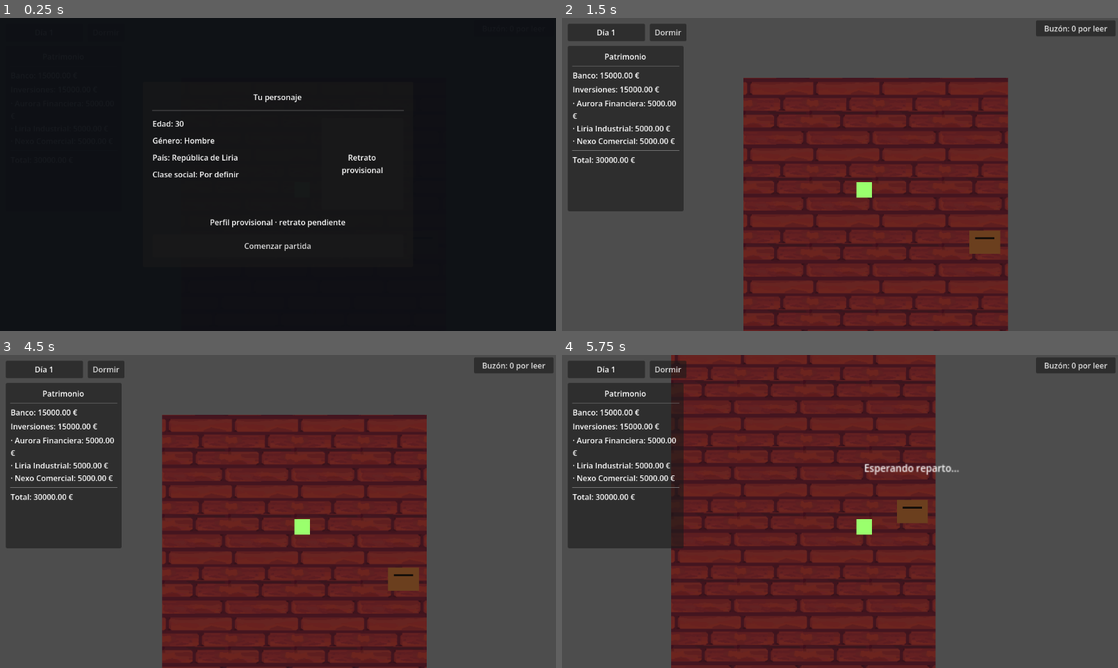
Above: before the commit, frames 1-4 (two rows, left to right).
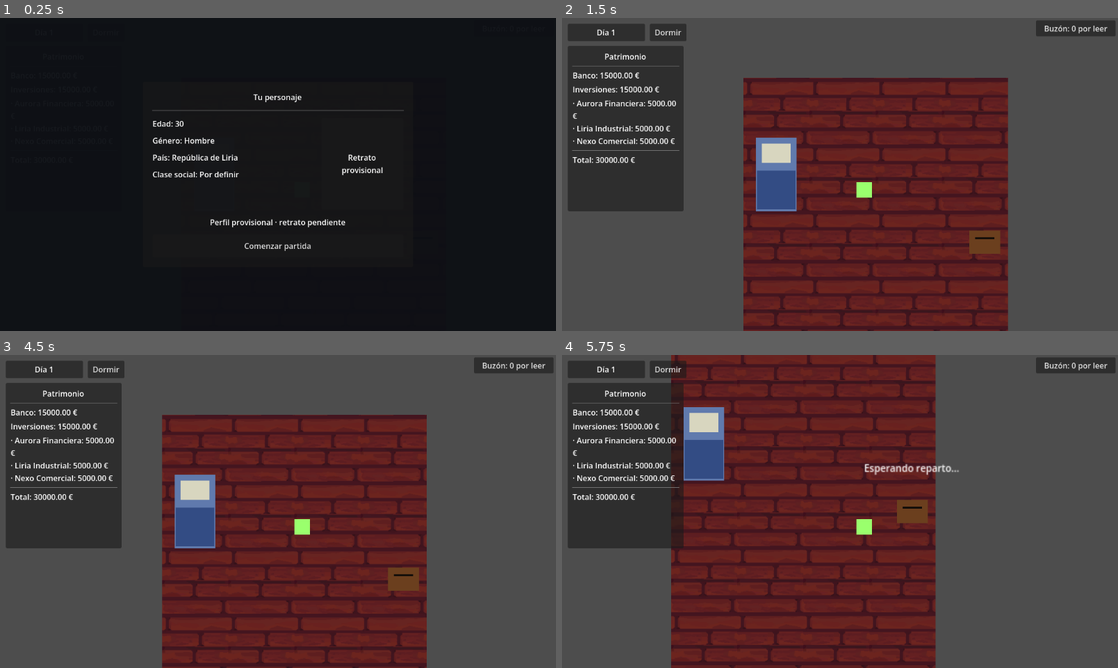
Above: after the commit, the same moments.

Repository: JBBP-stack/Eurasia
Game: Godot game, scene res://escenas/habitacion/habitacion1.tscn
Same seed, same stepped clock (60 frames per second), same inputs: the game is played once before the commit and once after it.
Inputs:
- Up to frame 1 (0.25 s): no input
- Up to frame 2 (1.5 s): click "Dormir" at 0.5 s; click "Comenzar partida" at 1.25 s
- Up to frame 3 (4.5 s): click "Buzón: 0 por leer" at 2 s; click "Dormir" at 2.75 s; click "Cerrar" at 3.5 s; tap Enter at 4.25 s; hold Right (ui_right) from 4.28 s (still down); tap E at 4.35 s
- Up to frame 4 (5.75 s): release Right (ui_right) at 5.03 s; hold Down (ui_down) from 5.03 s (still down); tap E at 5.1 s

The runs differ from the first frame. In frame 2, 1.7% of the frame differs, in the area x 34-43%, y 38-62%; in frame 3, 1.7%; in frame 4, 1.7%.

Commit message:
Añadida cama y mejorada función de dormir

Diff:
--- /dev/null
+++ b/godot/escenas/habitacion/Cama.gd
@@ -0,0 +1,43 @@
+extends Area2D
+## Interacción provisional con la cama. Acércate y pulsa E para intentar dormir.
+
+@onready var _indicador: Label = $Indicador
+var _jugador_cerca: bool = false
+
+
+func _ready() -> void:
+	body_entered.connect(_al_entrar_en_rango)
+	body_exited.connect(_al_salir_del_rango)
+
+
+func _al_entrar_en_rango(cuerpo: Node2D) -> void:
+	if cuerpo is CharacterBody2D:
+		_jugador_cerca = true
+		_indicador.visible = true
+
+
+func _al_salir_del_rango(cuerpo: Node2D) -> void:
+	if cuerpo is CharacterBody2D:
+		_jugador_cerca = false
+		_indicador.visible = false
+
+
+func _unhandled_input(event: InputEvent) -> void:
+	if not _jugador_cerca:
+		return
+	if event is InputEventKey and event.pressed and not event.echo and event.keycode == KEY_E:
+		_intentar_dormir()
+		get_viewport().set_input_as_handled()
+
+
+func _intentar_dormir() -> void:
+	var pudo_avanzar := NoticiasManager.avanzar_dia()
+	var hud := get_tree().get_first_node_in_group("hud_habitacion")
+	if hud == null:
+		push_warning("No se encontró el HUD para mostrar el resultado del descanso.")
+		return
+
+	if pudo_avanzar:
+		hud.call("mostrar_mensaje_temporal", "Has pasado a %s." % EstadoJuego.etiqueta_dia())
+	else:
+		hud.call("mostrar_mensaje_temporal", NoticiasManager.motivo_no_puede_dormir())
--- /dev/null
+++ b/godot/escenas/habitacion/Cama.tscn
@@ -0,0 +1,48 @@
+[gd_scene format=3]
+
+[ext_resource type="Script" path="res://escenas/habitacion/Cama.gd" id="1_cama"]
+
+[sub_resource type="CircleShape2D" id="CircleShape2D_rango"]
+radius = 58.0
+
+[sub_resource type="RectangleShape2D" id="RectangleShape2D_cama"]
+size = Vector2(42, 76)
+
+[node name="Cama" type="Area2D"]
+position = Vector2(135, 220)
+collision_layer = 0
+collision_mask = 1
+script = ExtResource("1_cama")
+
+[node name="Rango" type="CollisionShape2D" parent="."]
+shape = SubResource("CircleShape2D_rango")
+
+[node name="Colchon" type="Polygon2D" parent="."]
+polygon = PackedVector2Array(-21, -38, 21, -38, 21, 38, -21, 38)
+color = Color(0.38, 0.48, 0.68, 1)
+
+[node name="Manta" type="Polygon2D" parent="."]
+polygon = PackedVector2Array(-20, -4, 20, -4, 20, 36, -20, 36)
+color = Color(0.2, 0.3, 0.52, 1)
+
+[node name="Almohada" type="Polygon2D" parent="."]
+polygon = PackedVector2Array(-15, -32, 15, -32, 15, -12, -15, -12)
+color = Color(0.85, 0.84, 0.75, 1)
+
+[node name="Bloqueo" type="StaticBody2D" parent="."]
+collision_layer = 1
+collision_mask = 1
+
+[node name="CollisionShape2D" type="CollisionShape2D" parent="Bloqueo"]
+shape = SubResource("RectangleShape2D_cama")
+
+[node name="Indicador" type="Label" parent="."]
+offset_left = -75.0
+offset_top = -70.0
+offset_right = 75.0
+offset_bottom = -42.0
+theme_override_colors/font_color = Color(1, 1, 1, 1)
+theme_override_font_sizes/font_size = 10
+text = "E: dormir"
+horizontal_alignment = 1
+visible = false
--- a/godot/escenas/habitacion/habitacion1.tscn
+++ b/godot/escenas/habitacion/habitacion1.tscn
@@ -8,6 +8,7 @@
 [ext_resource type="Texture2D" uid="uid://c6fqqibc83unm" path="res://assets/escenarios/maderin_hecho3.png" id="4_hbugj"]
 [ext_resource type="PackedScene" path="res://escenas/interfaces/HUDHabitacion.tscn" id="5_hud"]
 [ext_resource type="PackedScene" path="res://escenas/habitacion/Buzon.tscn" id="6_buzon"]
+[ext_resource type="PackedScene" path="res://escenas/habitacion/Cama.tscn" id="7_cama"]
 
 [sub_resource type="TileSetAtlasSource" id="TileSetAtlasSource_7r0pk"]
 texture = ExtResource("2_xym36")
@@ -307,6 +308,9 @@
 
 [node name="Buzon" parent="." unique_id=506260982 instance=ExtResource("6_buzon")]
 
+[node name="Cama" parent="." unique_id=1020421977 instance=ExtResource("7_cama")]
+position = Vector2(34, 100)
+
 [node name="Jugador" parent="." unique_id=1196908318 instance=ExtResource("3_xym36")]
 position = Vector2(100, 100)
 
--- a/godot/escenas/interfaces/HUDHabitacion.gd
+++ b/godot/escenas/interfaces/HUDHabitacion.gd
@@ -13,6 +13,7 @@
 func _ready() -> void:
 	layer = 20
 	process_mode = Node.PROCESS_MODE_ALWAYS
+	add_to_group("hud_habitacion")
 	_crear_interfaz()
 	EstadoJuego.dia_cambiado.connect(_al_cambiar_dia)
 	NoticiasManager.decision_resuelta.connect(_al_resolver_decision)
@@ -132,12 +133,12 @@
 
 func _dormir() -> void:
 	if NoticiasManager.avanzar_dia():
-		_mostrar_mensaje("Has pasado a %s." % EstadoJuego.etiqueta_dia())
+		mostrar_mensaje_temporal("Has pasado a %s." % EstadoJuego.etiqueta_dia())
 	else:
-		_mostrar_mensaje(NoticiasManager.motivo_no_puede_dormir())
+		mostrar_mensaje_temporal(NoticiasManager.motivo_no_puede_dormir())
 
 
-func _mostrar_mensaje(texto: String) -> void:
+func mostrar_mensaje_temporal(texto: String) -> void:
 	_mensaje.text = texto
 	_mensaje.visible = true
 	_temporizador_mensaje.start()
Not shown, added: godot/escenas/habitacion/Cama.gd.uid
Not shown, changed: docs/EURASIA_SEGUIMIENTO.md
